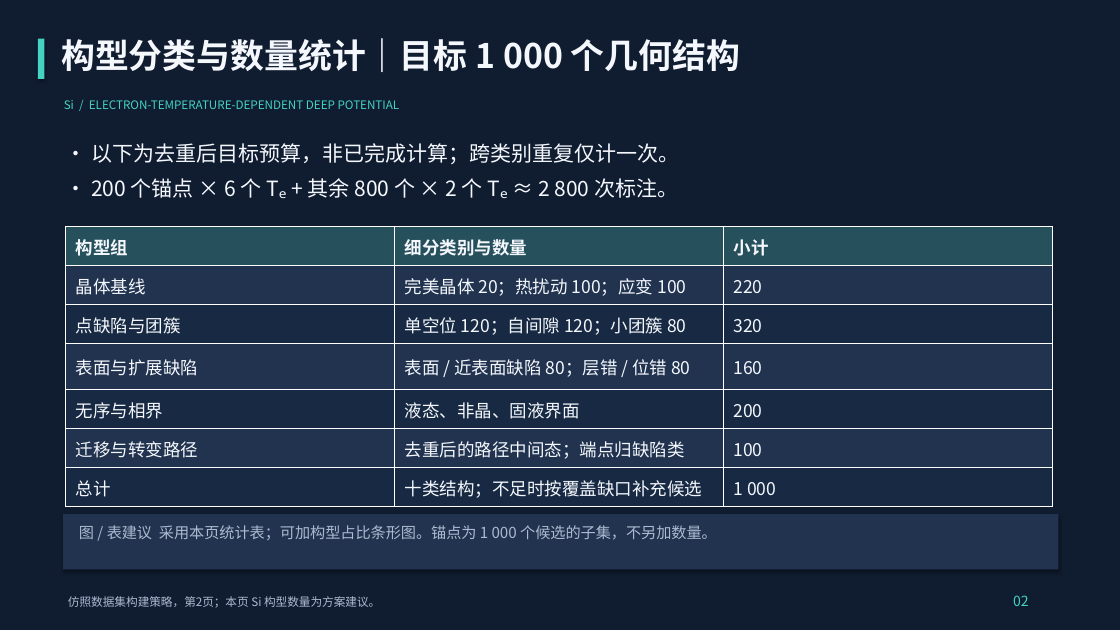
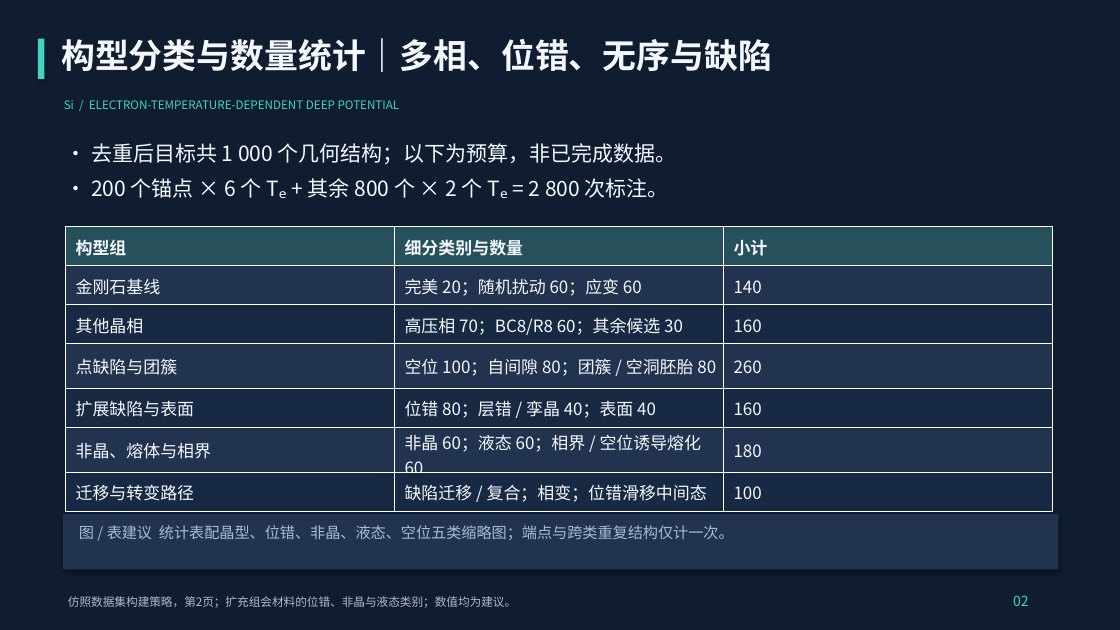
Before and after one commit to Sonnyn207/initial-dataset-configuration, a slide deck: slide 2 of deliverables/Si_Te_Initial_Dataset_5slides.pptx. Drawn at 1120x630 pixels with LibreOffice and Linux fonts; fonts in the diff are those of the drawing. Boxes give left, top, right and bottom in pixels: in the first picture for what was removed or moved away, otherwise in the second. Text is boxed around its words. In the diff, an @@ line names an element or a change of style, - is before the commit and + after.

```diff
--- a/deliverables/Si_Te_Initial_Dataset_5slides.pptx
+++ b/deliverables/Si_Te_Initial_Dataset_5slides.pptx
@@ text at (61,38,772,72): text changed @@
-构型分类与数量统计｜目标 1 000 个几何结构
+构型分类与数量统计｜多相、位错、无序与缺陷
@@ text at (91,143,677,198): text changed @@
-• 以下为去重后目标预算，非已完成计算；跨类别重复仅计一次。
-• 200 个锚点 × 6 个 Tₑ + 其余 800 个 × 2 个 Tₑ ≈ 2 800 次标注。
+• 去重后目标共 1 000 个几何结构；以下为预算，非已完成数据。
+• 200 个锚点 × 6 个 Tₑ + 其余 800 个 × 2 个 Tₑ = 2 800 次标注。
@@ table at (66,227,1054,506) @@
-row 2: 晶体基线 | 完美晶体 20；热扰动 100；应变 100 | 220
+row 2: 金刚石基线 | 完美 20；随机扰动 60；应变 60 | 140
-row 3: 点缺陷与团簇 | 单空位 120；自间隙 120；小团簇 80 | 320
+row 3: 其他晶相 | 高压相 70；BC8/R8 60；其余候选 30 | 160
-row 4: 表面与扩展缺陷 | 表面 / 近表面缺陷 80；层错 / 位错 80 | 160
+row 4: 点缺陷与团簇 | 空位 100；自间隙 80；团簇 / 空洞胚胎 80 | 260
-row 5: 无序与相界 | 液态、非晶、固液界面 | 200
+row 5: 扩展缺陷与表面 | 位错 80；层错 / 孪晶 40；表面 40 | 160
-row 6: 迁移与转变路径 | 去重后的路径中间态；端点归缺陷类 | 100
+row 6: 非晶、熔体与相界 | 非晶 60；液态 60；相界 / 空位诱导熔化 60 | 180
-row 7: 总计 | 十类结构；不足时按覆盖缺口补充候选 | 1 000
+row 7: 迁移与转变路径 | 缺陷迁移 / 复合；相变；位错滑移中间态 | 100
@@ size 15 to 14.5 pt in "构型组", "细分类别与数量", "小计" @@
@@ text at (79,525,734,540): text changed @@
-图 / 表建议 采用本页统计表；可加构型占比条形图。锚点为 1 000 个候选的子集，不另加数量。
+图 / 表建议 统计表配晶型、位错、非晶、液态、空位五类缩略图；端点与跨类重复结构仅计一次。
@@ text at (68,596,516,608): text changed @@
-仿照数据集构建策略，第2页；本页 Si 构型数量为方案建议。
+仿照数据集构建策略，第2页；扩充组会材料的位错、非晶与液态类别；数值均为建议。
```
Also in this commit, not shown: 4 other slides changed, 1 other file.
